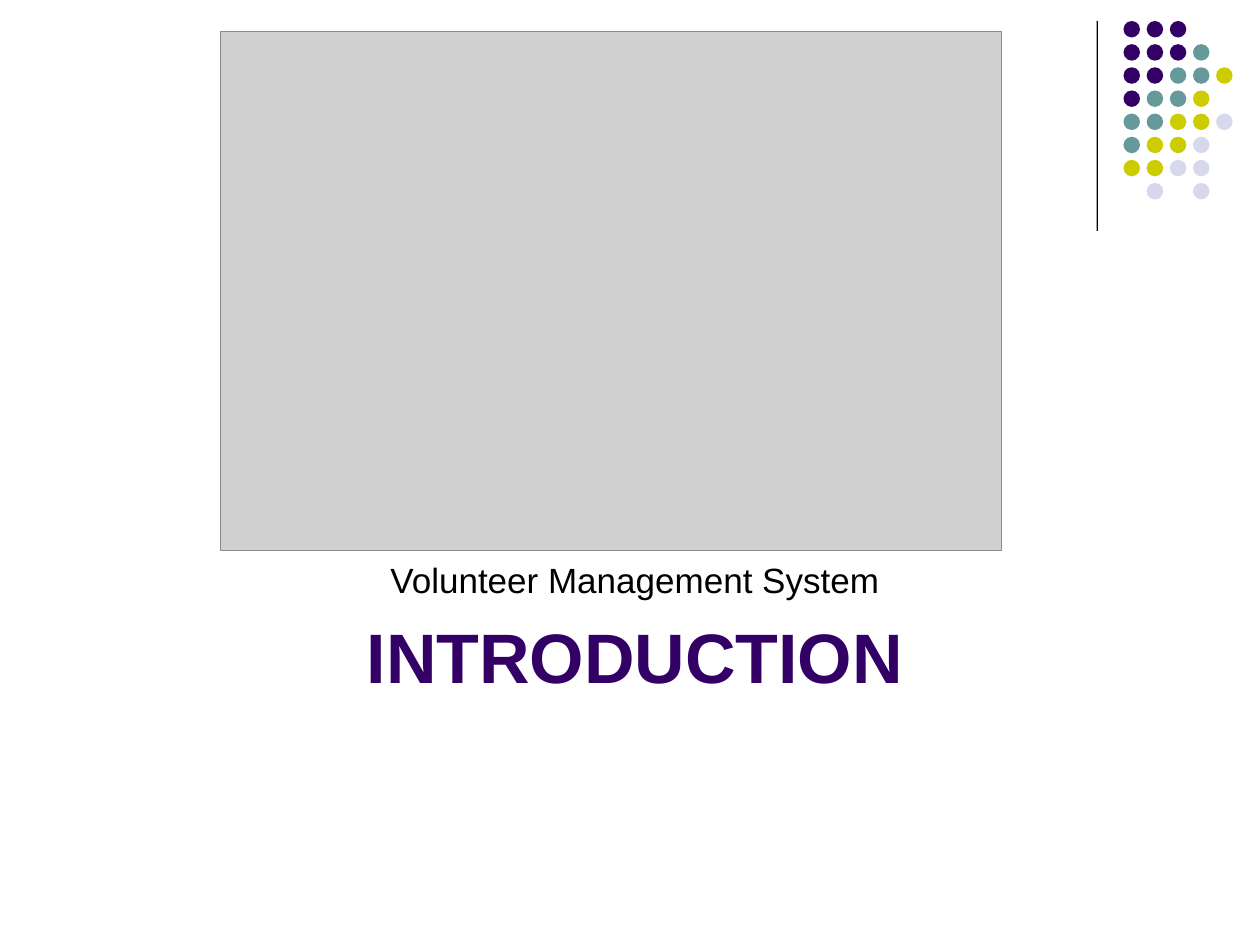
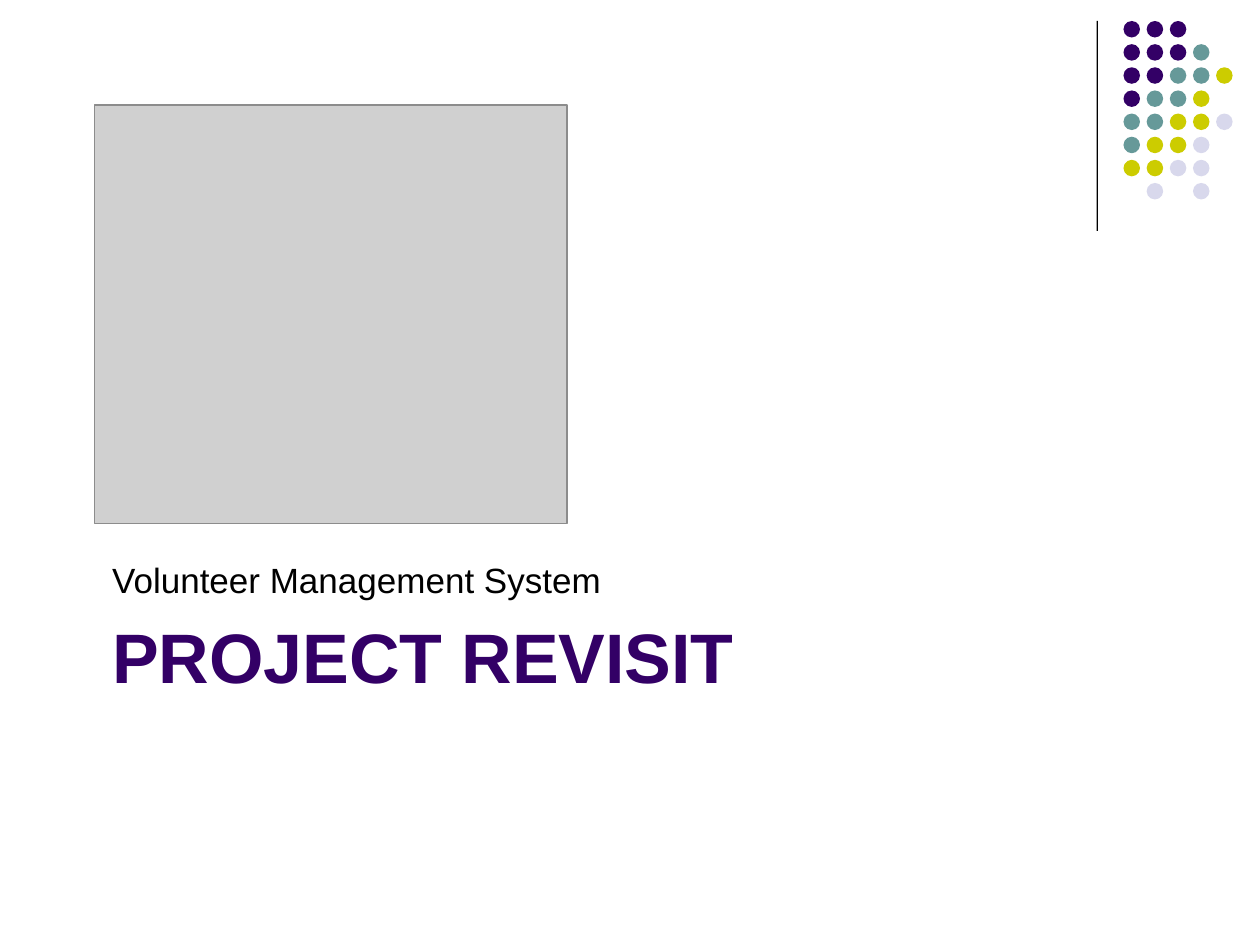
Before and after one commit to imireasa/mtech-se18-t08s, a slide deck: slide 3 of docs/W-9 Working Document/W-9.3 Presentation Slides/Phase 2/vms_presentation_2_v0.1.pptx. Drawn at 1260x945 pixels with LibreOffice and Linux fonts; fonts in the diff are those of the drawing; grey boxes stand for pictures. Boxes give left, top, right and bottom in pixels: in the first picture for what was removed or moved away, otherwise in the second. Text is boxed around its words. In the diff, an @@ line names an element or a change of style, - is before the commit and + after.

```diff
--- a/docs/W-9 Working Document/W-9.3 Presentation Slides/Phase 2/vms_presentation_2_v0.1.pptx
+++ b/docs/W-9 Working Document/W-9.3 Presentation Slides/Phase 2/vms_presentation_2_v0.1.pptx
@@ picture removed at bbox=[220, 32, 1002, 551] @@
@@ picture added at bbox=[94, 105, 567, 523] @@
@@ text "Volunteer Management System" at bbox=[112, 567, 601, 600]: alignment centre to left @@
@@ title at bbox=[112, 634, 734, 684]: text changed @@
-INTRODUCTION
+PROJECT REVISIT
```
Also in this commit, not shown: 11 other slides changed, 15 slides added, 3 slides removed.
